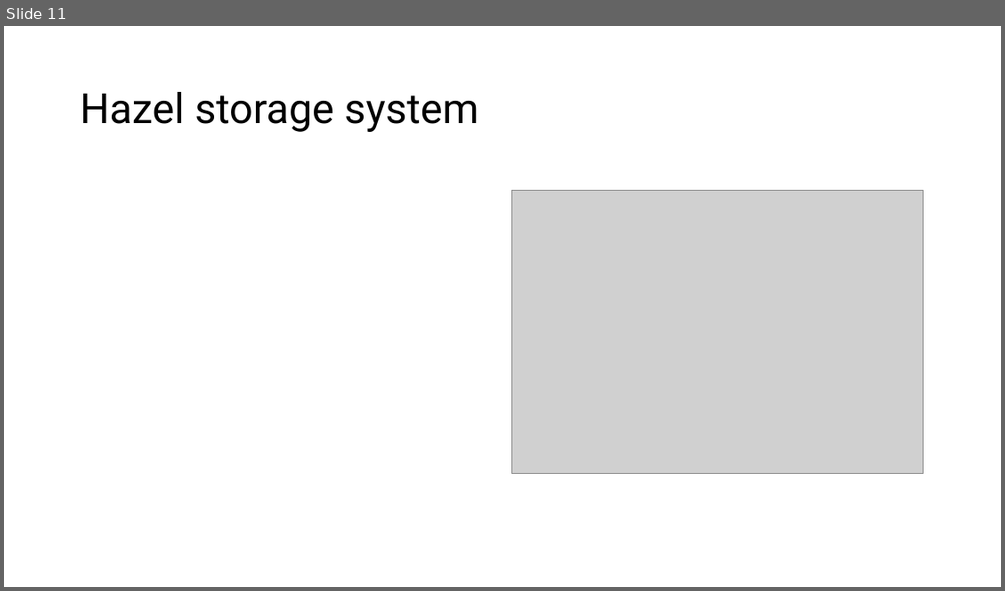
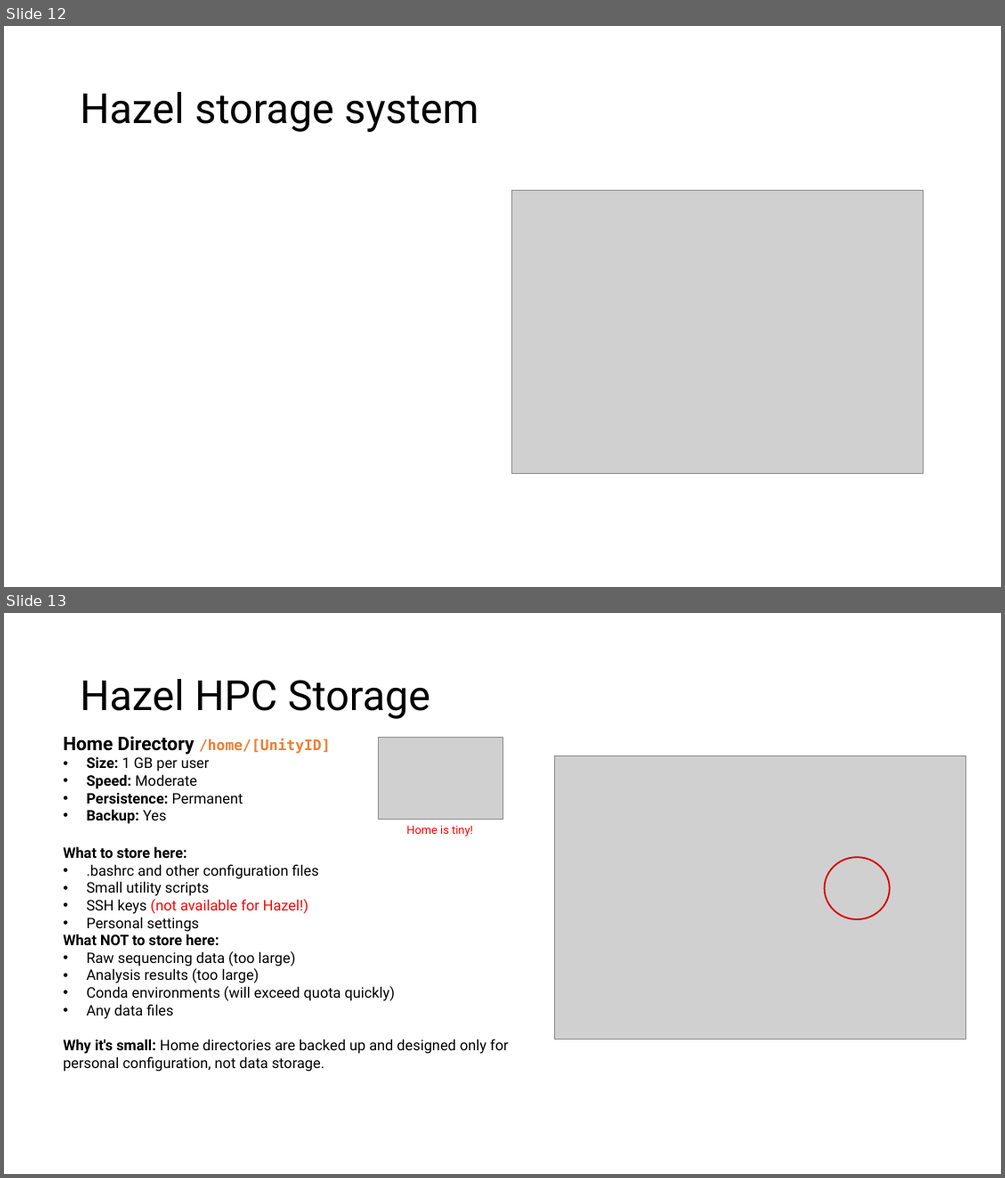
Before and after one commit to hurwitzlab/brc_hazel_training, a slide deck: slides/brc_hazel_week_d4.pptx. Shown one above the other, each under a label of ours: slide 11 before the commit, slides 12 and 13 after it. The pictures are 1005x591 and 1005x1178 pixels, drawn with LibreOffice and Linux fonts; fonts in the diff are those of the drawing; grey boxes stand for pictures. Boxes give left, top, right and bottom in pixels: in the first picture for what was removed or moved away, otherwise in the second. Text is boxed around its words. In the diff, an @@ line names an element or a change of style, - is before the commit and + after.

```diff
--- a/slides/brc_hazel_week_d4.pptx
+++ b/slides/brc_hazel_week_d4.pptx
@@ slide 13 added at <box>4,613,1001,1174</box>, background #FFFFFF @@
@@ title added at <box>80,679,430,719</box>, 40 pt, text #000000 @@
+Hazel HPC Storage
@@ text added at <box>63,736,509,1071</box>, 14 pt, text #000000 @@
+Home Directory /home/[UnityID]
+• Size: 1 GB per user
+• Speed: Moderate
+• Persistence: Permanent
+• Backup: Yes
+What to store here:
+• .bashrc and other configuration files
+• Small utility scripts
+• SSH keys (not available for Hazel!)
+• Personal settings
+What NOT to store here:
+• Raw sequencing data (too large)
+• Analysis results (too large)
+• Conda environments (will exceed quota quickly)
+• Any data files
+Why it's small: Home directories are backed up and designed only for personal configuration, not data storage.
@@ picture added at <box>378,737,502,819</box> @@
@@ picture added at <box>554,755,966,1039</box> @@
@@ text added at <box>406,826,473,836</box>, 11 pt, text #FF0000 @@
+Home is tiny!
@@ ellipse added at <box>825,857,890,919</box>, outline #D80003 1.5 pt @@
@@ what was slide 11 is now slide 12 @@
```
Also in this commit, not shown: 5 other slides added, 1 other file.
